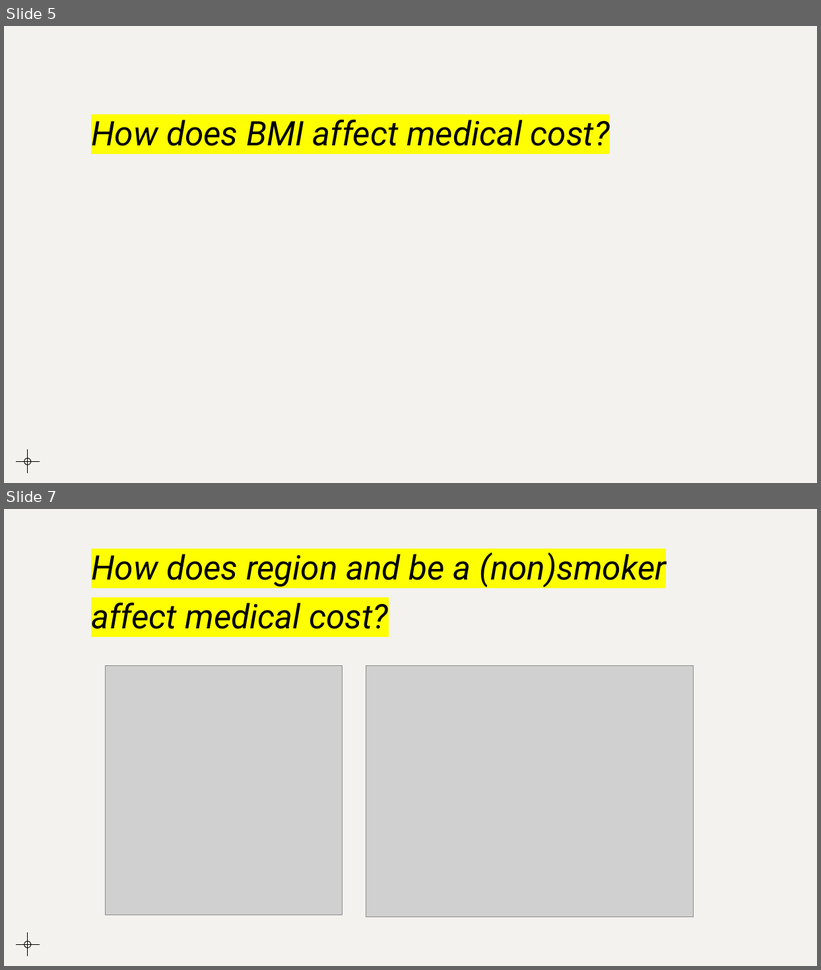
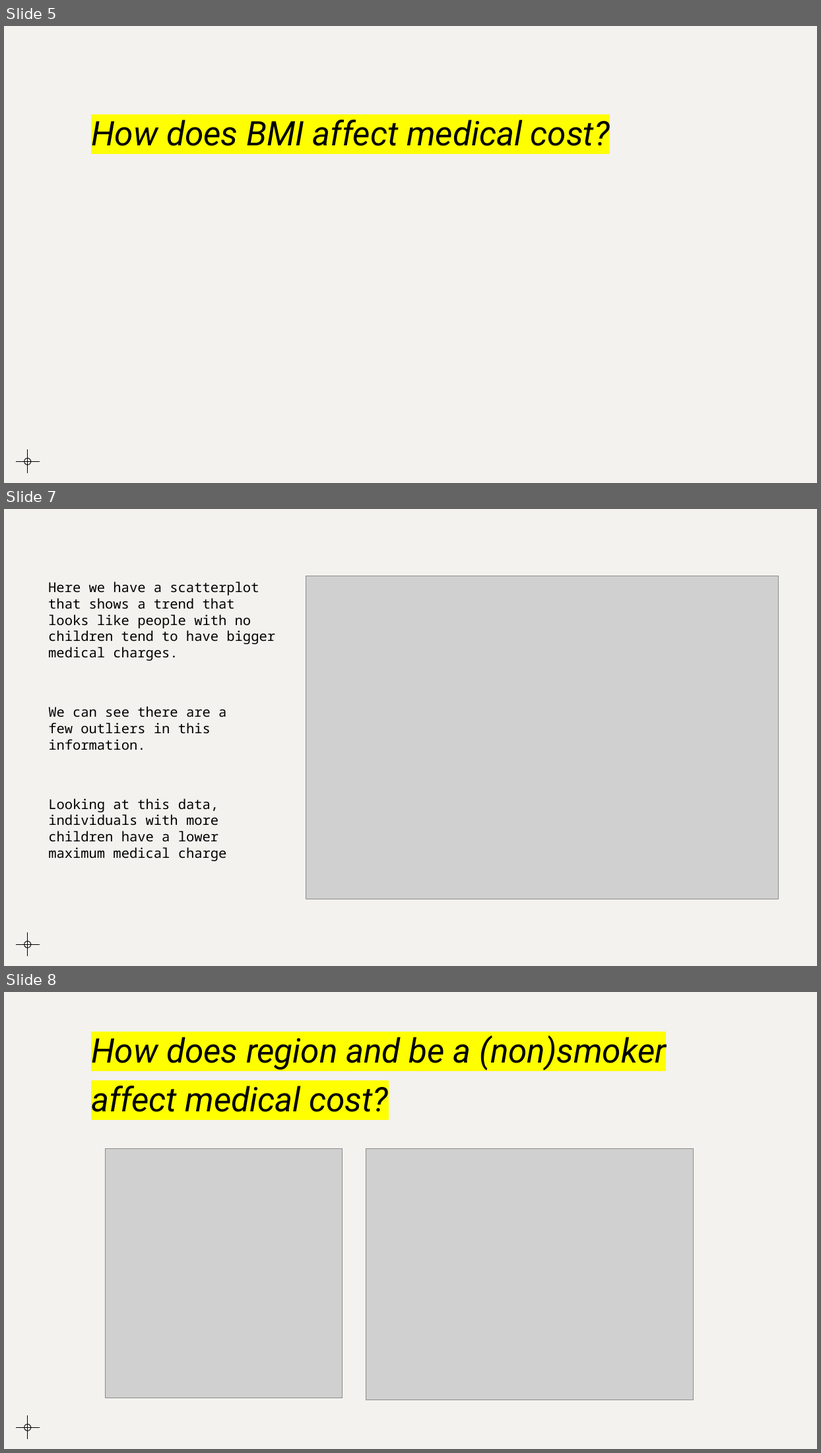
Before and after one commit to jaimelangenfeld/project1, a slide deck: Medical Cost After Insurance.pptx. Shown one above the other, each under a label of ours: slides 5 and 7 before the commit, slides 5, 7 and 8 after it; the slides between them are not shown. The pictures are 821x970 and 821x1453 pixels, drawn with LibreOffice and Linux fonts; fonts in the diff are those of the drawing; grey boxes stand for pictures. Boxes give left, top, right and bottom in pixels: in the first picture for what was removed or moved away, otherwise in the second. Text is boxed around its words. In the diff, an @@ line names an element or a change of style, - is before the commit and + after.

Commit message:
new slides

```diff
--- a/Medical Cost After Insurance.pptx
+++ b/Medical Cost After Insurance.pptx
@@ slide 7 added at bbox=[4, 509, 817, 966], background #F3F2EE; not listed: 3 template elements that a slide beside it also shows @@
@@ text added at bbox=[48, 582, 275, 661], 16 pt, text #000000 @@
+Here we have a scatterplot that shows a trend that looks like people with no children tend to have bigger medical charges.
@@ picture added at bbox=[306, 576, 779, 900] @@
@@ text added at bbox=[48, 706, 226, 751], 16 pt, text #000000 @@
+We can see there are a few outliers in this information.
@@ text added at bbox=[48, 799, 227, 861], 16 pt, text #000000 @@
+Looking at this data, individuals with more children have a lower maximum medical charge
@@ what was slide 7 is now slide 8 @@
```
Also in this commit, not shown: 1 other slide added, 1 slide removed.
